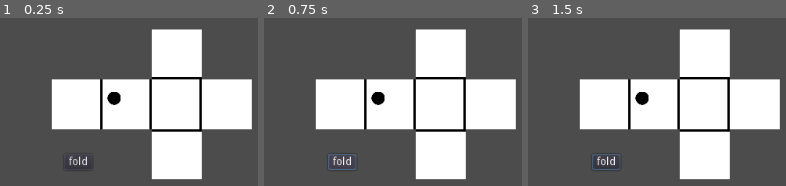
Above: before the commit, frames 1-3 (left to right).
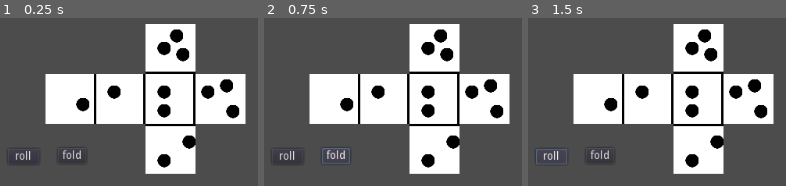
Above: after the commit, the same moments.

Repository: s4x0r/GMTKjam-2022
Game: Godot game, scene res://unfold.tscn
Two runs of this game, one before a commit and one after it. Both use one fixed random seed, a clock stepped at 60 frames per second and the inputs below. This scene is started directly instead of the project's main scene.
Inputs (mouse positions are in pixels of both pictures, inside the frame that each line leads up to):
- Up to frame 1 (0.25 s): no input
- Up to frame 2 (0.75 s): click "fold" at 0.5 s
- Up to frame 3 (1.5 s): click (551, 157) at 1.25 s, where only the run after the commit has a clickable "roll"

The runs differ from the first frame. In frame 1, 18% of the frame differs, in the area x 4-98%, y 3-97%; in frame 2, 18%; in frame 3, 18%.

Commit message:
more work on unfold.tcsn

Diff:
--- a/unfold.gd
+++ b/unfold.gd
@@ -6,11 +6,27 @@
 # var b = "text"
 
 var sides =[0,0,0,0,0,0]
+var face=1
+
+var rng = RandomNumberGenerator.new()
+
 
 func fold():
 	for i in range(1,6):
 		sides[i-1]=get_node("facemap/side "+str(i)).get_overlapping_areas().size()
 	print(sides)
+
+func next():
+	face +=1
+	if face ==7:
+		face = 1
+	$ViewportContainer/Viewport/camera.position-=($ViewportContainer/Viewport/camera.get_global_position()-get_node("facemap/side "+face).get_global_position())
+
+func roll():
+	return sides[rng.randi_range(0, sides.size()-1)]
+
+func rollem():
+	print(roll())
 
 
 # Called when the node enters the scene tree for the first time.
--- a/unfold.tscn
+++ b/unfold.tscn
@@ -21,14 +21,19 @@
 radius = 30.1176
 
 [node name="unfold" type="Node2D"]
-position = Vector2( 216, 112 )
+position = Vector2( 208, 104 )
 script = ExtResource( 2 )
 
 [node name="facemap" type="Sprite" parent="."]
+position = Vector2( 0, 1 )
 texture = SubResource( 1 )
+__meta__ = {
+"_edit_group_": true
+}
 
 [node name="side 1" type="Area2D" parent="facemap"]
 position = Vector2( -96, 0 )
+collision_mask = 2
 __meta__ = {
 "_edit_group_": true
 }
@@ -38,6 +43,7 @@
 
 [node name="side 2" type="Area2D" parent="facemap"]
 position = Vector2( -32, 0 )
+collision_mask = 2
 __meta__ = {
 "_edit_group_": true
 }
@@ -47,6 +53,7 @@
 
 [node name="side 3" type="Area2D" parent="facemap"]
 position = Vector2( 32, 0 )
+collision_mask = 2
 __meta__ = {
 "_edit_group_": true
 }
@@ -56,6 +63,7 @@
 
 [node name="side 4" type="Area2D" parent="facemap"]
 position = Vector2( 32, -64 )
+collision_mask = 2
 __meta__ = {
 "_edit_group_": true
 }
@@ -65,6 +73,7 @@
 
 [node name="side 5" type="Area2D" parent="facemap"]
 position = Vector2( 96, 0 )
+collision_mask = 2
 __meta__ = {
 "_edit_group_": true
 }
@@ -74,6 +83,7 @@
 
 [node name="side 6" type="Area2D" parent="facemap"]
 position = Vector2( 32, 64 )
+collision_mask = 2
 __meta__ = {
 "_edit_group_": true
 }
@@ -82,7 +92,7 @@
 shape = SubResource( 2 )
 
 [node name="dot" type="Sprite" parent="."]
-position = Vector2( -48, -8 )
+position = Vector2( -40, -8 )
 scale = Vector2( 0.265625, 0.265625 )
 texture = SubResource( 3 )
 script = ExtResource( 3 )
@@ -91,16 +101,217 @@
 }
 
 [node name="Area2D" type="Area2D" parent="dot"]
+collision_layer = 2
 
 [node name="CollisionShape2D" type="CollisionShape2D" parent="dot/Area2D"]
 shape = SubResource( 4 )
 
-[node name="Button" type="Button" parent="."]
+[node name="dot2" type="Sprite" parent="."]
+position = Vector2( -80, 8 )
+scale = Vector2( 0.265625, 0.265625 )
+texture = SubResource( 3 )
+script = ExtResource( 3 )
+__meta__ = {
+"_edit_group_": true
+}
+
+[node name="Area2D" type="Area2D" parent="dot2"]
+collision_layer = 2
+
+[node name="CollisionShape2D" type="CollisionShape2D" parent="dot2/Area2D"]
+shape = SubResource( 4 )
+
+[node name="dot3" type="Sprite" parent="."]
+position = Vector2( 24, 16 )
+scale = Vector2( 0.265625, 0.265625 )
+texture = SubResource( 3 )
+script = ExtResource( 3 )
+__meta__ = {
+"_edit_group_": true
+}
+
+[node name="Area2D" type="Area2D" parent="dot3"]
+collision_layer = 2
+
+[node name="CollisionShape2D" type="CollisionShape2D" parent="dot3/Area2D"]
+shape = SubResource( 4 )
+
+[node name="dot4" type="Sprite" parent="."]
+position = Vector2( 24, -8 )
+scale = Vector2( 0.265625, 0.265625 )
+texture = SubResource( 3 )
+script = ExtResource( 3 )
+__meta__ = {
+"_edit_group_": true
+}
+
+[node name="Area2D" type="Area2D" parent="dot4"]
+collision_layer = 2
+
+[node name="CollisionShape2D" type="CollisionShape2D" parent="dot4/Area2D"]
+shape = SubResource( 4 )
+
+[node name="dot5" type="Sprite" parent="."]
+position = Vector2( 80, -8 )
+scale = Vector2( 0.265625, 0.265625 )
+texture = SubResource( 3 )
+script = ExtResource( 3 )
+__meta__ = {
+"_edit_group_": true
+}
+
+[node name="Area2D" type="Area2D" parent="dot5"]
+collision_layer = 2
+
+[node name="CollisionShape2D" type="CollisionShape2D" parent="dot5/Area2D"]
+shape = SubResource( 4 )
+
+[node name="dot6" type="Sprite" parent="."]
+position = Vector2( 112, 17 )
+scale = Vector2( 0.265625, 0.265625 )
+texture = SubResource( 3 )
+script = ExtResource( 3 )
+__meta__ = {
+"_edit_group_": true
+}
+
+[node name="Area2D" type="Area2D" parent="dot6"]
+collision_layer = 2
+
+[node name="CollisionShape2D" type="CollisionShape2D" parent="dot6/Area2D"]
+shape = SubResource( 4 )
+
+[node name="dot7" type="Sprite" parent="."]
+position = Vector2( 104, -16 )
+scale = Vector2( 0.265625, 0.265625 )
+texture = SubResource( 3 )
+script = ExtResource( 3 )
+__meta__ = {
+"_edit_group_": true
+}
+
+[node name="Area2D" type="Area2D" parent="dot7"]
+collision_layer = 2
+
+[node name="CollisionShape2D" type="CollisionShape2D" parent="dot7/Area2D"]
+shape = SubResource( 4 )
+
+[node name="dot8" type="Sprite" parent="."]
+position = Vector2( 56, 56 )
+scale = Vector2( 0.265625, 0.265625 )
+texture = SubResource( 3 )
+script = ExtResource( 3 )
+__meta__ = {
+"_edit_group_": true
+}
+
+[node name="Area2D" type="Area2D" parent="dot8"]
+collision_layer = 2
+
+[node name="CollisionShape2D" type="CollisionShape2D" parent="dot8/Area2D"]
+shape = SubResource( 4 )
+
+[node name="dot9" type="Sprite" parent="."]
+position = Vector2( 24, 80 )
+scale = Vector2( 0.265625, 0.265625 )
+texture = SubResource( 3 )
+script = ExtResource( 3 )
+__meta__ = {
+"_edit_group_": true
+}
+
+[node name="Area2D" type="Area2D" parent="dot9"]
+collision_layer = 2
+
+[node name="CollisionShape2D" type="CollisionShape2D" parent="dot9/Area2D"]
+shape = SubResource( 4 )
+
+[node name="dot10" type="Sprite" parent="."]
+position = Vector2( 24, -64 )
+scale = Vector2( 0.265625, 0.265625 )
+texture = SubResource( 3 )
+script = ExtResource( 3 )
+__meta__ = {
+"_edit_group_": true
+}
+
+[node name="Area2D" type="Area2D" parent="dot10"]
+collision_layer = 2
+
+[node name="CollisionShape2D" type="CollisionShape2D" parent="dot10/Area2D"]
+shape = SubResource( 4 )
+
+[node name="dot13" type="Sprite" parent="."]
+position = Vector2( 24, -64 )
+scale = Vector2( 0.265625, 0.265625 )
+texture = SubResource( 3 )
+script = ExtResource( 3 )
+__meta__ = {
+"_edit_group_": true
+}
+
+[node name="Area2D" type="Area2D" parent="dot13"]
+collision_layer = 2
+
+[node name="CollisionShape2D" type="CollisionShape2D" parent="dot13/Area2D"]
+shape = SubResource( 4 )
+
+[node name="dot11" type="Sprite" parent="."]
+position = Vector2( 40, -80 )
+scale = Vector2( 0.265625, 0.265625 )
+texture = SubResource( 3 )
+script = ExtResource( 3 )
+__meta__ = {
+"_edit_group_": true
+}
+
+[node name="Area2D" type="Area2D" parent="dot11"]
+collision_layer = 2
+
+[node name="CollisionShape2D" type="CollisionShape2D" parent="dot11/Area2D"]
+shape = SubResource( 4 )
+
+[node name="dot12" type="Sprite" parent="."]
+position = Vector2( 48, -56 )
+scale = Vector2( 0.265625, 0.265625 )
+texture = SubResource( 3 )
+script = ExtResource( 3 )
+__meta__ = {
+"_edit_group_": true
+}
+
+[node name="Area2D" type="Area2D" parent="dot12"]
+collision_layer = 2
+
+[node name="CollisionShape2D" type="CollisionShape2D" parent="dot12/Area2D"]
+shape = SubResource( 4 )
+
+[node name="fold" type="Button" parent="."]
 margin_left = -112.0
 margin_top = 64.0
 margin_right = -100.0
 margin_bottom = 84.0
 text = "fold"
 
+[node name="next" type="Button" parent="."]
+margin_left = -176.0
+margin_top = 65.0
+margin_right = -136.0
+margin_bottom = 85.0
+text = "roll"
+
 [connection signal="input_event" from="dot/Area2D" to="dot" method="_on_Area2D_input_event"]
-[connection signal="pressed" from="Button" to="." method="fold"]
+[connection signal="input_event" from="dot2/Area2D" to="dot2" method="_on_Area2D_input_event"]
+[connection signal="input_event" from="dot3/Area2D" to="dot3" method="_on_Area2D_input_event"]
+[connection signal="input_event" from="dot4/Area2D" to="dot4" method="_on_Area2D_input_event"]
+[connection signal="input_event" from="dot5/Area2D" to="dot5" method="_on_Area2D_input_event"]
+[connection signal="input_event" from="dot6/Area2D" to="dot6" method="_on_Area2D_input_event"]
+[connection signal="input_event" from="dot7/Area2D" to="dot7" method="_on_Area2D_input_event"]
+[connection signal="input_event" from="dot8/Area2D" to="dot8" method="_on_Area2D_input_event"]
+[connection signal="input_event" from="dot9/Area2D" to="dot9" method="_on_Area2D_input_event"]
+[connection signal="input_event" from="dot10/Area2D" to="dot10" method="_on_Area2D_input_event"]
+[connection signal="input_event" from="dot13/Area2D" to="dot13" method="_on_Area2D_input_event"]
+[connection signal="input_event" from="dot11/Area2D" to="dot11" method="_on_Area2D_input_event"]
+[connection signal="input_event" from="dot12/Area2D" to="dot12" method="_on_Area2D_input_event"]
+[connection signal="pressed" from="fold" to="." method="fold"]
+[connection signal="pressed" from="next" to="." method="rollem"]
